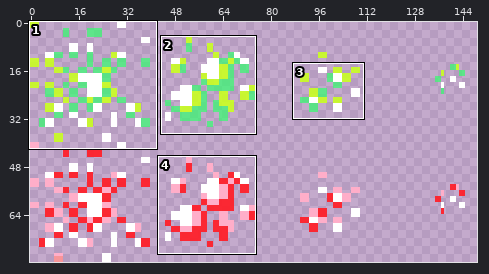
Two versions of one sprite sheet, res/images/explosions.png. The picture above shows the old version from afar; the outline marks the close-up.
Close-up. Before:
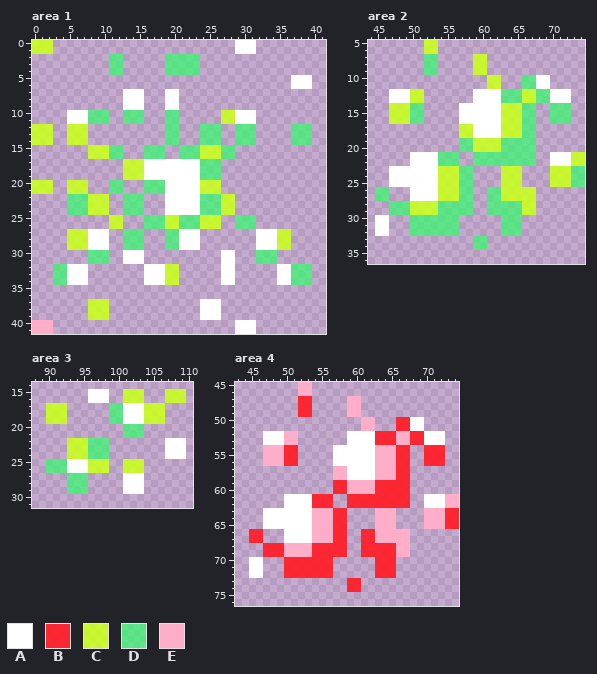
The file is 160x80 pixels. Shown: area 1: x 0..41, y 0..41; area 2: x 44..74, y 5..36; area 3: x 88..110, y 14..31; area 4: x 43..74, y 45..76. The wide view leaves out empty margins. The commit also changed other parts of the picture, which this record leaves out.
Palette (. is transparent): A #ffffff  B #ff1e27ed  C #c9ff20e6  D #31ff6db1  E #ffaec9
After the commit:
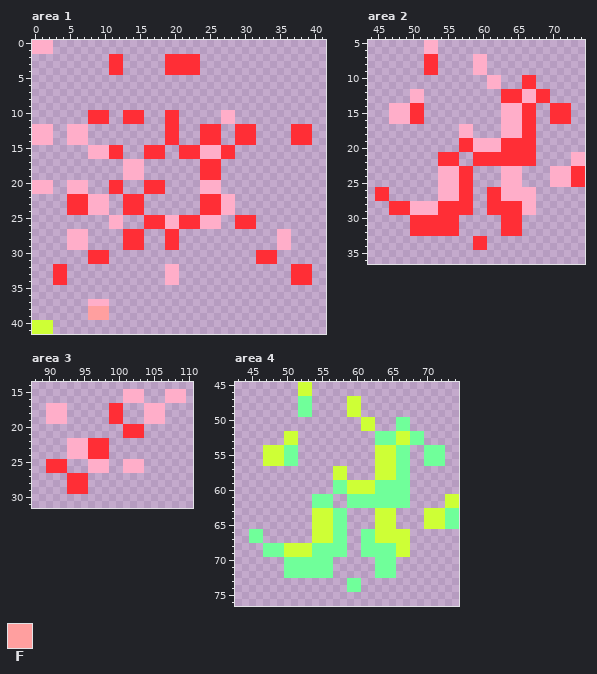
Colours new in this view: F #ff9f9f
Changes in this commit:
@@ palette @@
-B #ff1e27ed
+B #70ff9a
-C #c9ff20e6
+C #ffaec9
-D #31ff6db1
+D #ff2e36
-E #ffaec9
+E #ceff36
--- area 1
@@ x 27..33 @@
- 0 ..AAA..
- 1 ..AAA..
+ 0 .......
+ 1 .......
  2 .......
@@ x 0..41 @@
  4 ...........DD......DDDDD..................
- 5 .....................................AAA..
- 6 .....................................AAA..
- 7 .............AAA...AA.....................
- 8 .............AAA...AA.....................
- 9 .............AAA...AA.....................
-10 .....AAADDD..DDD...DD......CCAAA..........
-11 .....AAADDD..DDD...DD......CCAAA..........
+ 5 ..........................................
+ 6 ..........................................
+ 7 ..........................................
+ 8 ..........................................
+ 9 ..........................................
+10 ........DDD..DDD...DD......CC.............
+11 ........DDD..DDD...DD......CC.............
 12 CCC..CCC...........DD...DDD..DDD.....DDD..
@@ x 0..41 @@
 16 ........CCCDD...DDD..DDDCCCDD.............
-17 .............CCCAAAAAAAADDD...............
-18 .............CCCAAAAAAAADDD...............
-19 .............CCCAAAAAAAADDD...............
-20 CCC..CCC...DD...DDDAAAAACCC...............
-21 CCC..CCC...DD...DDDAAAAACCC...............
-22 .....DDDCCC..DDD...AAAAADDDCC.............
-23 .....DDDCCC..DDD...AAAAADDDCC.............
-24 .....DDDCCC..DDD...AAAAADDDCC.............
+17 .............CCC........DDD...............
+18 .............CCC........DDD...............
+19 .............CCC........DDD...............
+20 CCC..CCC...DD...DDD.....CCC...............
+21 CCC..CCC...DD...DDD.....CCC...............
+22 .....DDDCCC..DDD........DDDCC.............
+23 .....DDDCCC..DDD........DDDCC.............
+24 .....DDDCCC..DDD........DDDCC.............
 25 ...........CC...DDDCCDDDCCC..DDD..........
 26 ...........CC...DDDCCDDDCCC..DDD..........
-27 .....CCCAAA..DDD...DDAAA........AAACC.....
-28 .....CCCAAA..DDD...DDAAA........AAACC.....
-29 .....CCCAAA..DDD...DDAAA........AAACC.....
-30 ........DDD..AAA...........AA...DDD.......
-31 ........DDD..AAA...........AA...DDD.......
-32 ...DDAAA........AAACC......AA......AADDD..
-33 ...DDAAA........AAACC......AA......AADDD..
-34 ...DDAAA........AAACC......AA......AADDD..
+27 .....CCC.....DDD...DD..............CC.....
+28 .....CCC.....DDD...DD..............CC.....
+29 .....CCC.....DDD...DD..............CC.....
+30 ........DDD.....................DDD.......
+31 ........DDD.....................DDD.......
+32 ...DD..............CC................DDD..
+33 ...DD..............CC................DDD..
+34 ...DD..............CC................DDD..
 35 ..........................................
 36 ..........................................
-37 ........CCC.............AAA...............
-38 ........CCC.............AAA...............
-39 ........CCC.............AAA...............
-40 EEE..........................AAA..........
-41 EEE..........................AAA..........
+37 ........CCC...............................
+38 ........FFF...............................
+39 ........FFF...............................
+40 EEE.......................................
+41 EEE.......................................
--- area 2
@@ x 44..74 @@
  9 ........DD.....CC..............
-10 .................CC...DDAA.....
-11 .................CC...DDAA.....
-12 ...AAACC.......AAAADDDCCDDAAA..
-13 ...AAACC.......AAAADDDCCDDAAA..
-14 ...CCCDD.....AAAAAACCCDD..DDD..
-15 ...CCCDD.....AAAAAACCCDD..DDD..
-16 ...CCCDD.....AAAAAACCCDD..DDD..
-17 .............CCAAAACCCDD.......
-18 .............CCAAAACCCDD.......
+10 .................CC...DD.......
+11 .................CC...DD.......
+12 ......CC...........DDDCCDD.....
+13 ......CC...........DDDCCDD.....
+14 ...CCCDD...........CCCDD..DDD..
+15 ...CCCDD...........CCCDD..DDD..
+16 ...CCCDD...........CCCDD..DDD..
+17 .............CC....CCCDD.......
+18 .............CC....CCCDD.......
 19 .............DDCCCCDDDDD.......
 20 .............DDCCCCDDDDD.......
-21 ......AAAADDD..DDDDDDDDD..AAACC
-22 ......AAAADDD..DDDDDDDDD..AAACC
-23 ...AAAAAAACCCDD....CCC....CCCDD
-24 ...AAAAAAACCCDD....CCC....CCCDD
-25 ...AAAAAAACCCDD....CCC....CCCDD
-26 .DD...AAAACCCDD..DDCCCCC.......
-27 .DD...AAAACCCDD..DDCCCCC.......
+21 ..........DDD..DDDDDDDDD.....CC
+22 ..........DDD..DDDDDDDDD.....CC
+23 ..........CCCDD....CCC....CCCDD
+24 ..........CCCDD....CCC....CCCDD
+25 ..........CCCDD....CCC....CCCDD
+26 .DD.......CCCDD..DDCCCCC.......
+27 .DD.......CCCDD..DDCCCCC.......
 28 ...DDDCCCCDDDDD..DDDDDCC.......
 29 ...DDDCCCCDDDDD..DDDDDCC.......
-30 .AA...DDDDDDD......DDD.........
-31 .AA...DDDDDDD......DDD.........
-32 .AA...DDDDDDD......DDD.........
+30 ......DDDDDDD......DDD.........
+31 ......DDDDDDD......DDD.........
+32 ......DDDDDDD......DDD.........
 33 ...............DD..............
--- area 3
@@ x 88..110 @@
 14 .......................
-15 ........AAA..CCC...CCC.
-16 ........AAA..CCC...CCC.
-17 ..CCC......DDAAACCC....
-18 ..CCC......DDAAACCC....
-19 ..CCC......DDAAACCC....
+15 .............CCC...CCC.
+16 .............CCC...CCC.
+17 ..CCC......DD...CCC....
+18 ..CCC......DD...CCC....
+19 ..CCC......DD...CCC....
 20 .............DDD.......
 21 .............DDD.......
-22 .....CCCDDD........AAA.
-23 .....CCCDDD........AAA.
-24 .....CCCDDD........AAA.
-25 ..DDDAAACCC..CCC.......
-26 ..DDDAAACCC..CCC.......
-27 .....DDD.....AAA.......
-28 .....DDD.....AAA.......
-29 .....DDD.....AAA.......
+22 .....CCCDDD............
+23 .....CCCDDD............
+24 .....CCCDDD............
+25 ..DDD...CCC..CCC.......
+26 ..DDD...CCC..CCC.......
+27 .....DDD...............
+28 .....DDD...............
+29 .....DDD...............
 30 .......................
--- area 4
@@ x 43..74 @@
 49 .........BB.....EE..............
-50 ..................EE...BBAA.....
-51 ..................EE...BBAA.....
-52 ....AAAEE.......AAAABBBEEBBAAA..
-53 ....AAAEE.......AAAABBBEEBBAAA..
-54 ....EEEBB.....AAAAAAEEEBB..BBB..
-55 ....EEEBB.....AAAAAAEEEBB..BBB..
-56 ....EEEBB.....AAAAAAEEEBB..BBB..
-57 ..............EEAAAAEEEBB.......
-58 ..............EEAAAAEEEBB.......
+50 ..................EE...BB.......
+51 ..................EE...BB.......
+52 .......EE...........BBBEEBB.....
+53 .......EE...........BBBEEBB.....
+54 ....EEEBB...........EEEBB..BBB..
+55 ....EEEBB...........EEEBB..BBB..
+56 ....EEEBB...........EEEBB..BBB..
+57 ..............EE....EEEBB.......
+58 ..............EE....EEEBB.......
 59 ..............BBEEEEBBBBB.......
 60 ..............BBEEEEBBBBB.......
-61 .......AAAABBB..BBBBBBBBB..AAAEE
-62 .......AAAABBB..BBBBBBBBB..AAAEE
-63 ....AAAAAAAEEEBB....EEE....EEEBB
-64 ....AAAAAAAEEEBB....EEE....EEEBB
-65 ....AAAAAAAEEEBB....EEE....EEEBB
-66 ..BB...AAAAEEEBB..BBEEEEE.......
-67 ..BB...AAAAEEEBB..BBEEEEE.......
+61 ...........BBB..BBBBBBBBB.....EE
+62 ...........BBB..BBBBBBBBB.....EE
+63 ...........EEEBB....EEE....EEEBB
+64 ...........EEEBB....EEE....EEEBB
+65 ...........EEEBB....EEE....EEEBB
+66 ..BB.......EEEBB..BBEEEEE.......
+67 ..BB.......EEEBB..BBEEEEE.......
 68 ....BBBEEEEBBBBB..BBBBBEE.......
 69 ....BBBEEEEBBBBB..BBBBBEE.......
-70 ..AA...BBBBBBB......BBB.........
-71 ..AA...BBBBBBB......BBB.........
-72 ..AA...BBBBBBB......BBB.........
+70 .......BBBBBBB......BBB.........
+71 .......BBBBBBB......BBB.........
+72 .......BBBBBBB......BBB.........
 73 ................BB..............
Where, in picture pixels (left, top, right, bottom), the same in both close-ups:
changed: (32, 40, 53, 54)
erased: (235, 40, 256, 54)
changed: (32, 54, 312, 334)
changed: (375, 40, 585, 250)
changed: (46, 389, 186, 494)
changed: (249, 382, 459, 592)
